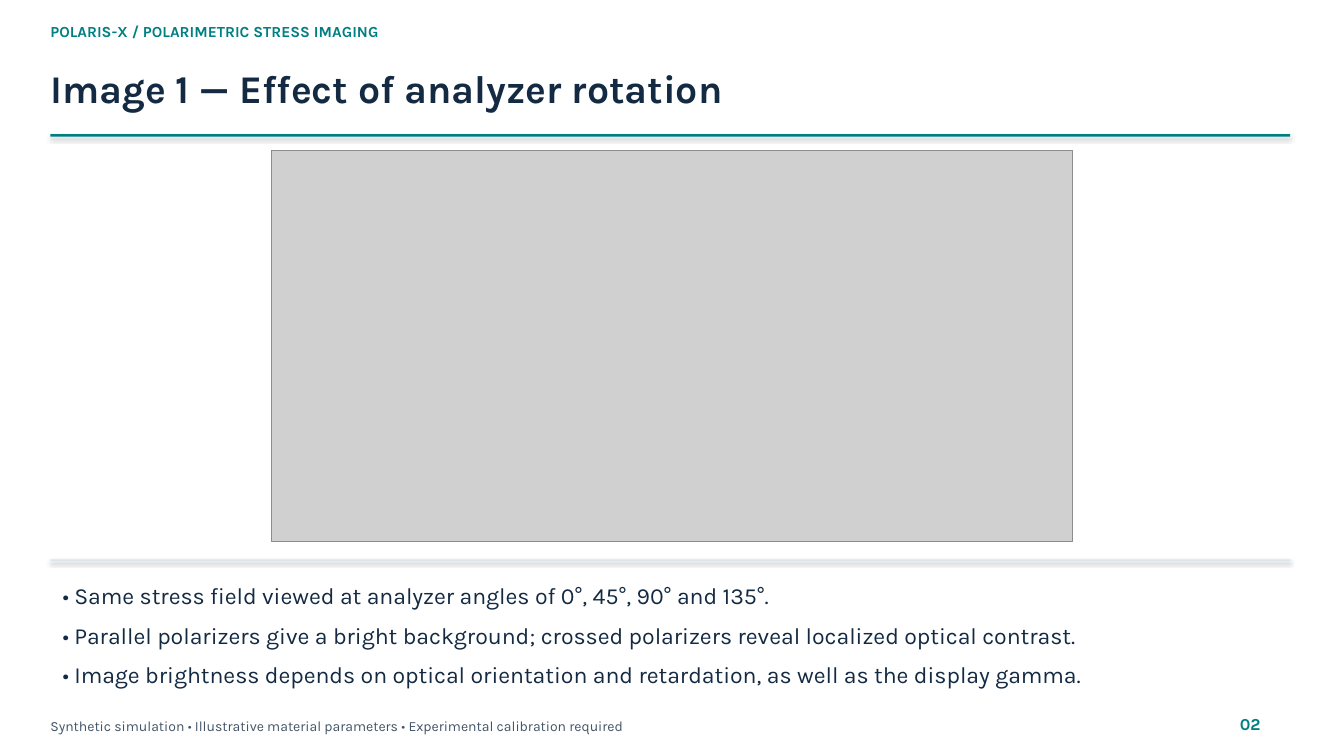
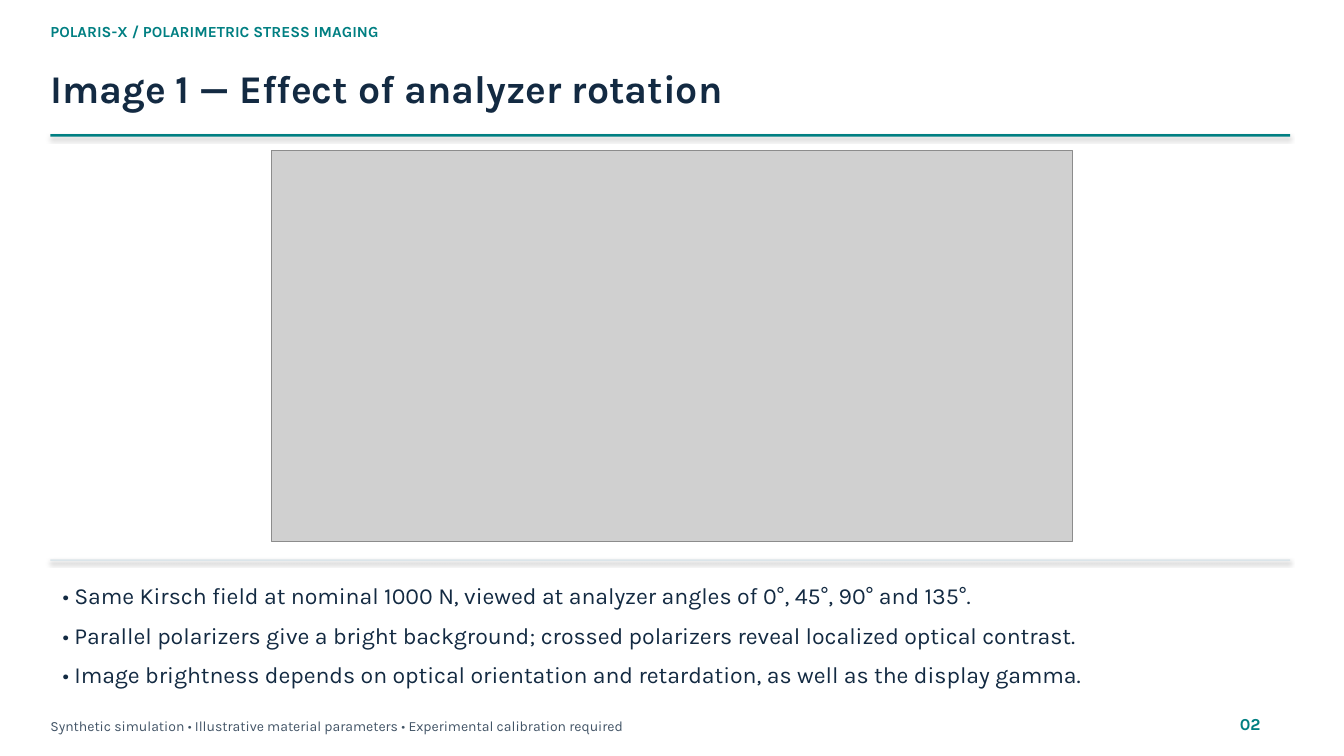
Before and after one commit to Aemili09/POLARIS, a slide deck: slide 2 of presentation/POLARIS-X_Numbered_Figures.pptx. Drawn at 1344x756 pixels with LibreOffice and Linux fonts; fonts in the diff are those of the drawing; grey boxes stand for pictures. Boxes give left, top, right and bottom in pixels: in the first picture for what was removed or moved away, otherwise in the second. Text is boxed around its words. In the diff, an @@ line names an element or a change of style, - is before the commit and + after.

```diff
--- a/presentation/POLARIS-X_Numbered_Figures.pptx
+++ b/presentation/POLARIS-X_Numbered_Figures.pptx
@@ text at (x1=74, y1=587, x2=971, y2=610): text changed @@
-• Same stress field viewed at analyzer angles of 0°, 45°, 90° and 135°.
+• Same Kirsch field at nominal 1000 N, viewed at analyzer angles of 0°, 45°, 90° and 135°.
```
Also in this commit, not shown: 3 other slides changed, 17 other files.
